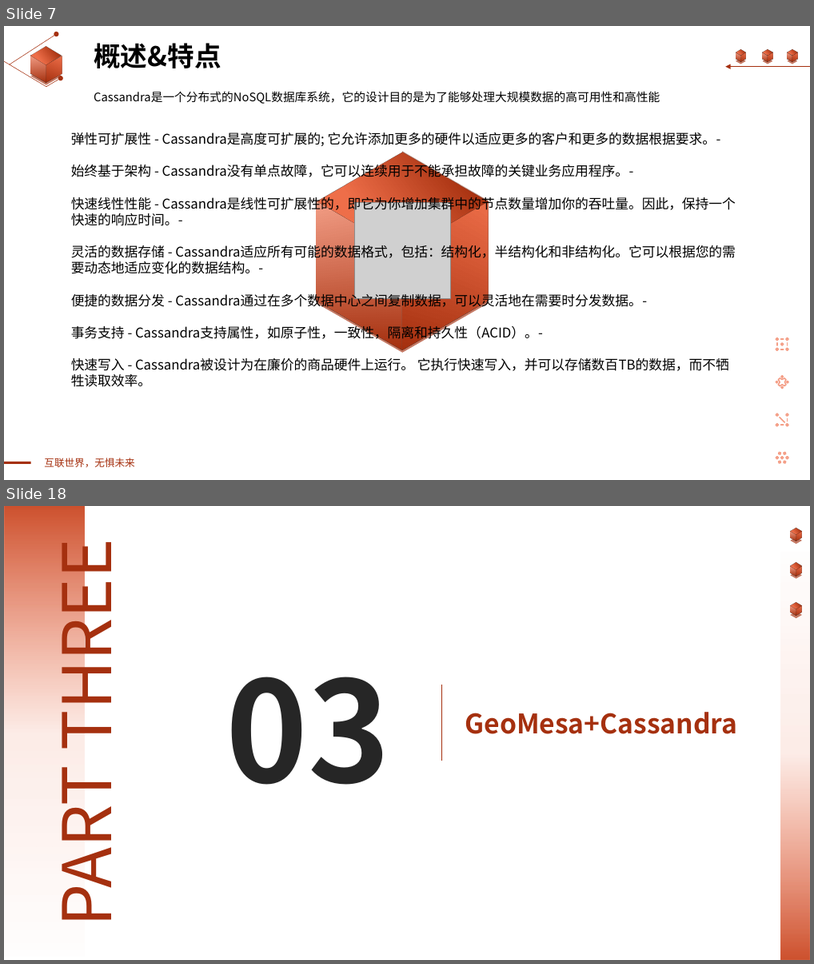
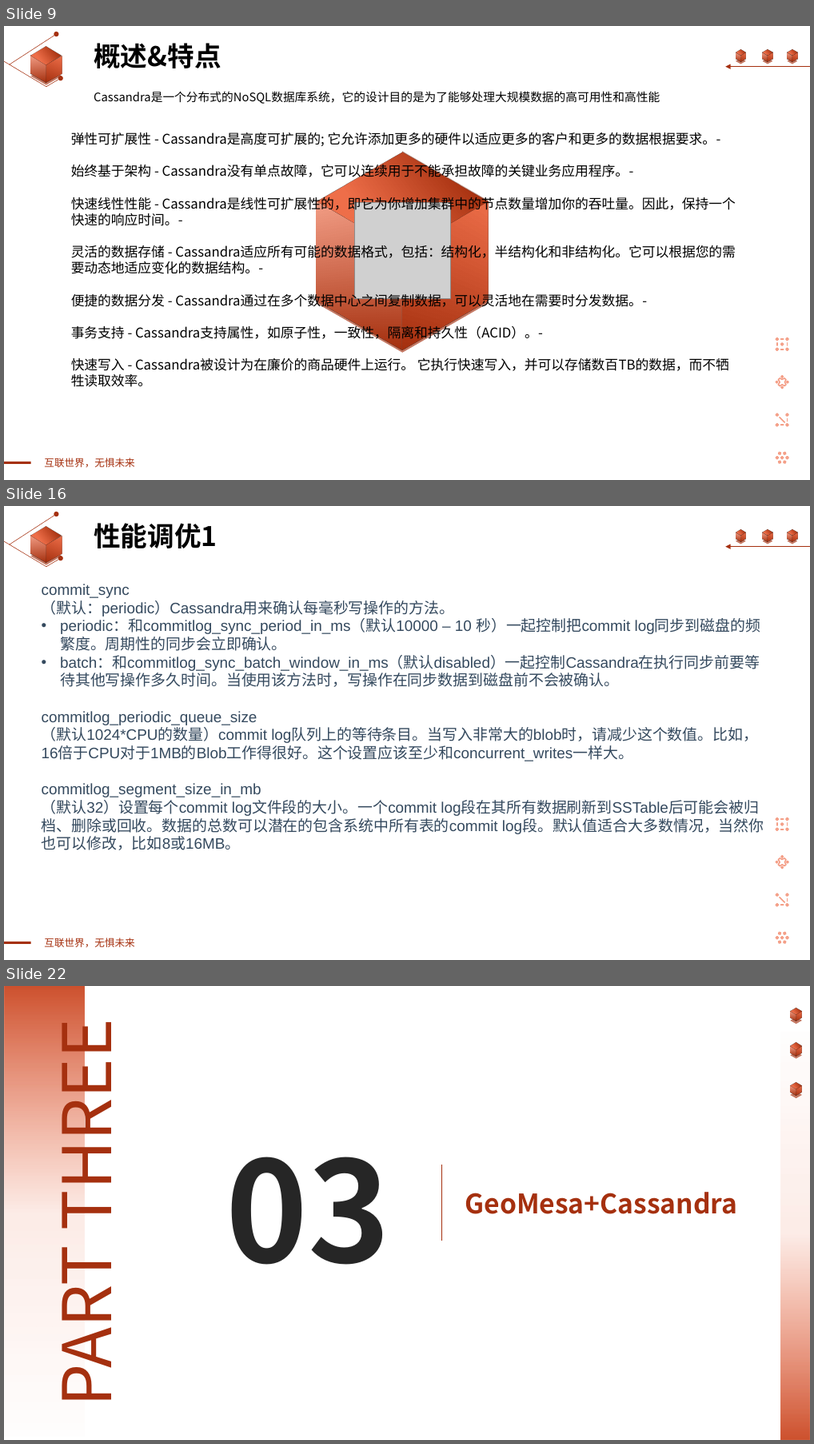
Before and after one commit to linkongluyin/linkongluyin, a slide deck: LearningPPT/1-2302250ZU6.pptx. Shown one above the other, each under a label of ours: slides 7 and 18 before the commit, slides 9, 16 and 22 after it; the slides between them are not shown. The pictures are 814x964 and 814x1444 pixels, drawn with LibreOffice and Linux fonts; fonts in the diff are those of the drawing; grey boxes stand for pictures. Boxes give left, top, right and bottom in pixels: in the first picture for what was removed or moved away, otherwise in the second. Text is boxed around its words. In the diff, an @@ line names an element or a change of style, - is before the commit and + after.

```diff
--- a/LearningPPT/1-2302250ZU6.pptx
+++ b/LearningPPT/1-2302250ZU6.pptx
@@ slide 16 added at [4, 506, 810, 960], background #FFFFFF; not listed: 73 template elements that a slide beside it also shows @@
@@ text added at [94, 523, 217, 548], 32 pt, text #000000, bold @@
+性能调优1
@@ text added at [42, 584, 765, 850], 18 pt, text #34495E @@
+commit_sync
+（默认：periodic）Cassandra用来确认每毫秒写操作的方法。
+• periodic：和commitlog_sync_period_in_ms（默认10000 – 10 秒）一起控制把commit log同步到磁盘的频繁度。周期性的同步会立即确认。
+• batch：和commitlog_sync_batch_window_in_ms（默认disabled）一起控制Cassandra在执行同步前要等待其他写操作多久时间。当使用该方法时，写操作在同步数据到磁盘前不会被确认。
+commitlog_periodic_queue_size
+（默认1024*CPU的数量）commit log队列上的等待条目。当写入非常大的blob时，请减少这个数值。比如，16倍于CPU对于1MB的Blob工作得很好。这个设置应该至少和concurrent_writes一样大。
+commitlog_segment_size_in_mb
+（默认32）设置每个commit log文件段的大小。一个commit log段在其所有数据刷新到SSTable后可能会被归档、删除或回收。数据的总数可以潜在的包含系统中所有表的commit log段。默认值适合大多数情况，当然你也可以修改，比如8或16MB。
@@ what was slide 7 is now slide 9 @@
@@ what was slide 18 is now slide 22 @@
```
Also in this commit, not shown: 2 slides changed, 13 other slides added, 16 slides removed, 23 other files.
